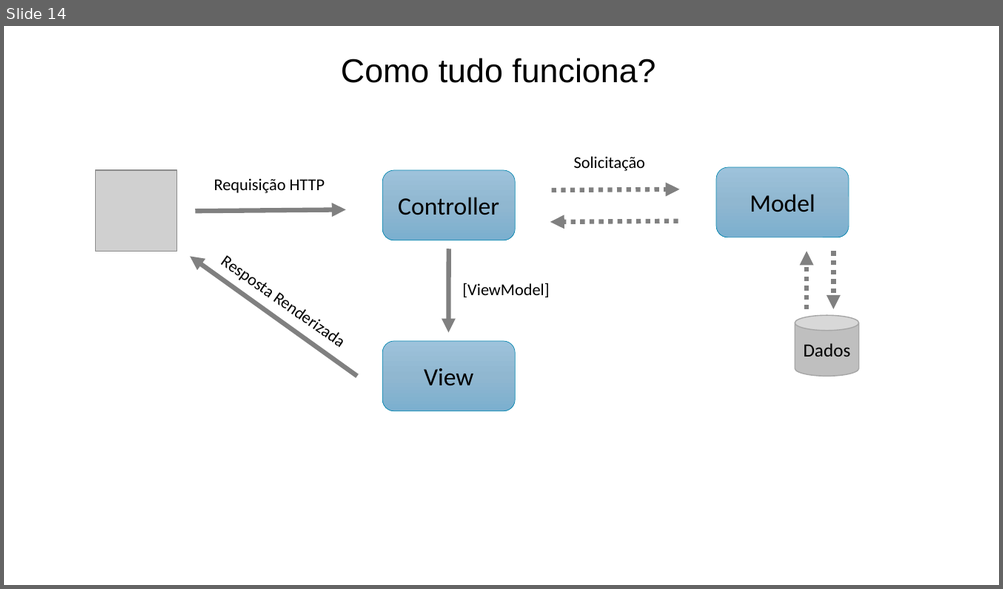
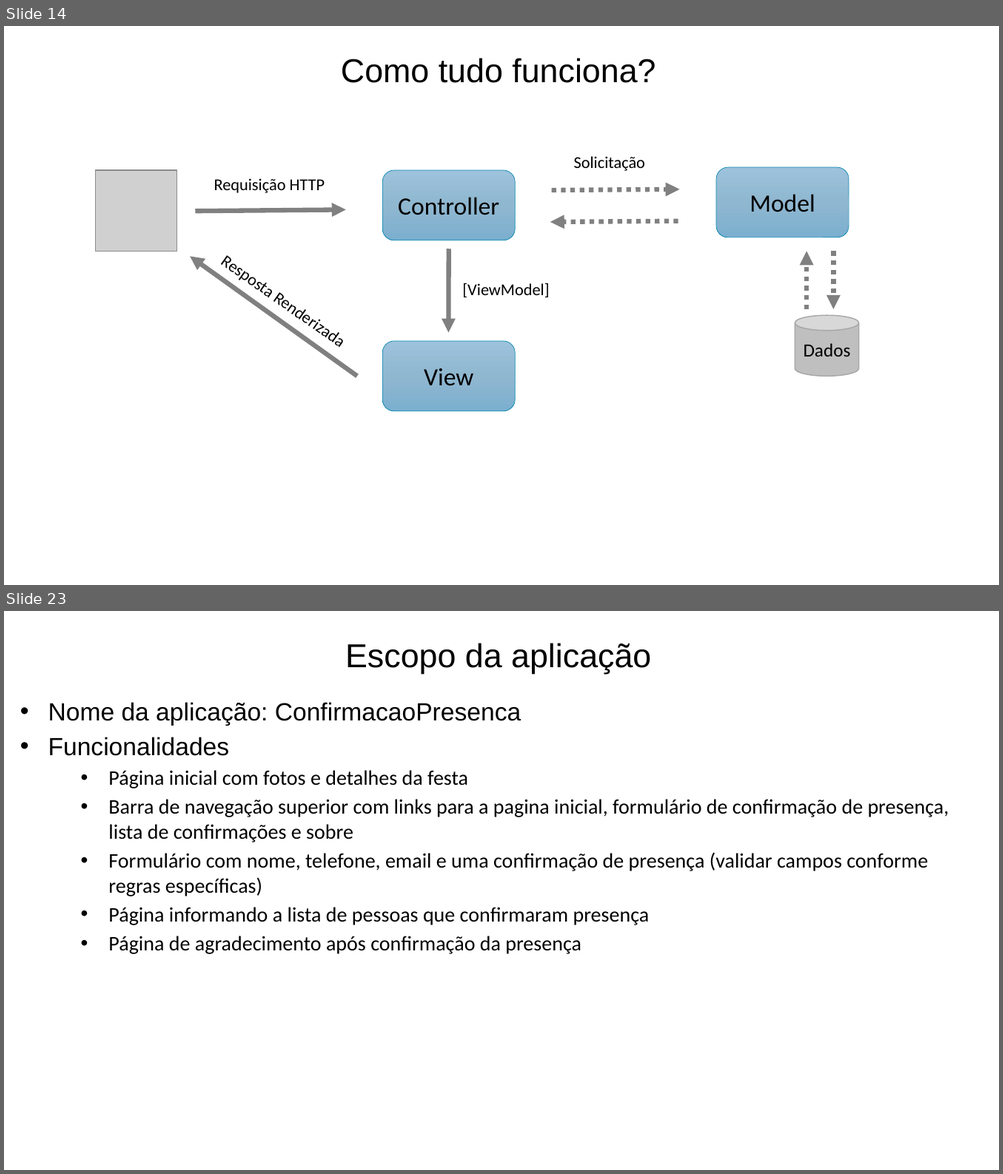
Before and after one commit to prodest/workshop-aspnet-core-mvc, a slide deck: workshop-aspnet-core-mvc.pptx. Shown one above the other, each under a label of ours: slide 14 before the commit, slides 14 and 23 after it; the slides between them are not shown. The pictures are 1003x589 and 1003x1174 pixels, drawn with LibreOffice and Linux fonts; fonts in the diff are those of the drawing; grey boxes stand for pictures; background and template pictures are left out. Boxes give left, top, right and bottom in pixels: in the first picture for what was removed or moved away, otherwise in the second. Text is boxed around its words. In the diff, an @@ line names an element or a change of style, - is before the commit and + after.

Commit message:
Criação do projeto para o workshop (empty project)

```diff
--- a/workshop-aspnet-core-mvc.pptx
+++ b/workshop-aspnet-core-mvc.pptx
@@ slide 23 added at (4, 611, 999, 1170), background #FFFFFF @@
@@ text added at (345, 643, 651, 674), 32 pt, text #000000 @@
+Escopo da aplicação
@@ text added at (48, 702, 949, 954), 20 pt, text #000000 @@
+• Nome da aplicação: ConfirmacaoPresenca
+• Funcionalidades
+  • Página inicial com fotos e detalhes da festa
+  • Barra de navegação superior com links para a pagina inicial, formulário de confirmação de presença, lista de confirmações e sobre
+  • Formulário com nome, telefone, email e uma confirmação de presença (validar campos conforme regras específicas)
+  • Página informando a lista de pessoas que confirmaram presença
+  • Página de agradecimento após confirmação da presença
```
Also in this commit, not shown: 10 other slides added, 6 other files.
